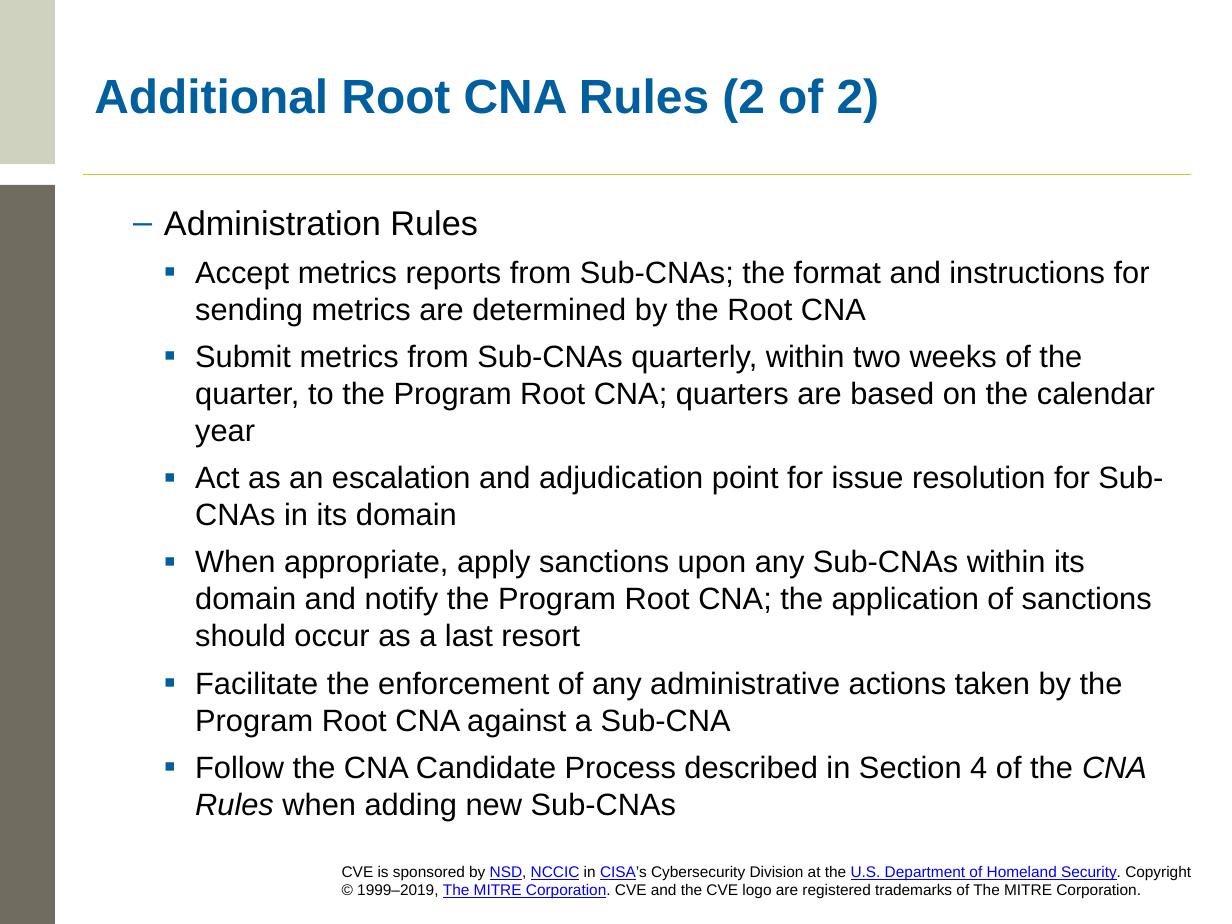
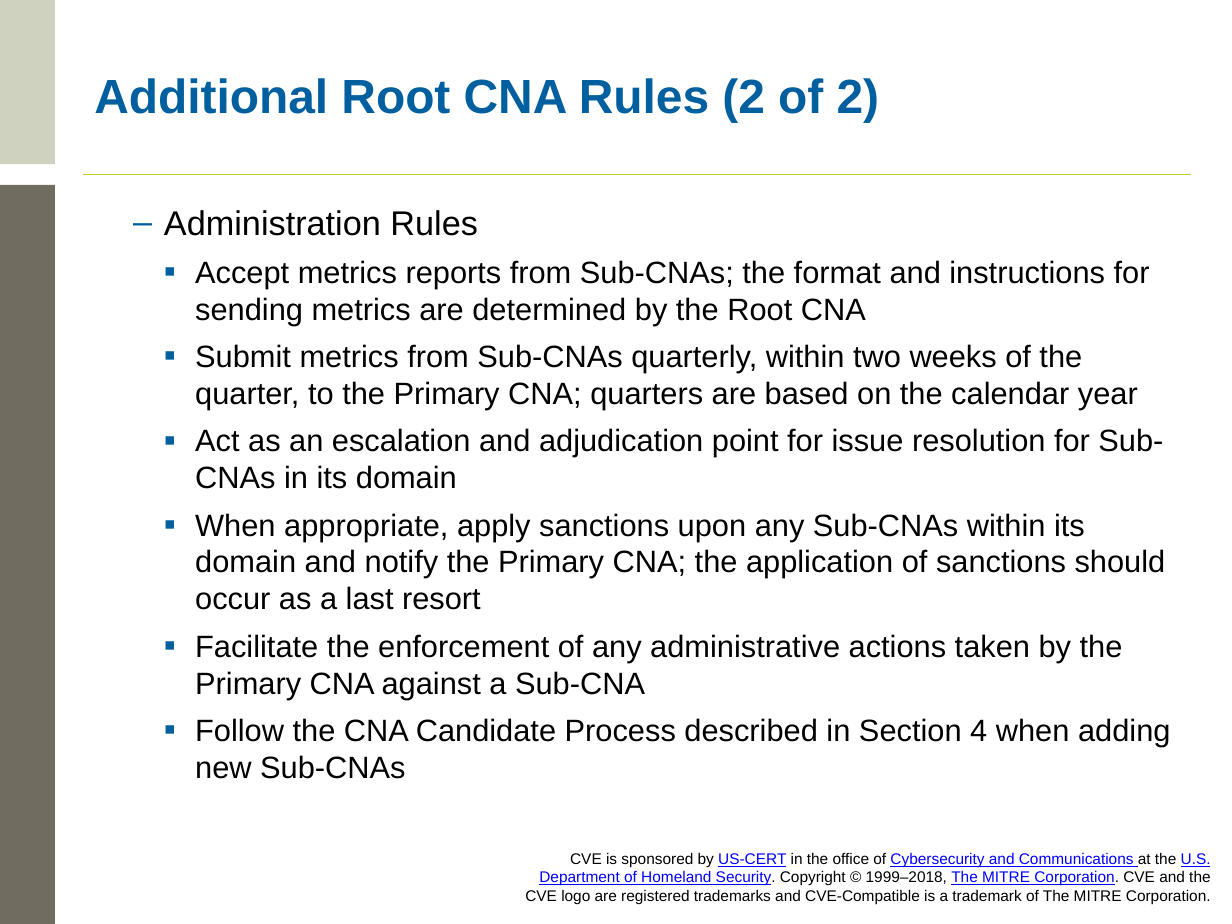
Before and after one commit to CVEProject/cveproject.github.io, a slide deck: slide 37 of docs/cna/Becoming a CNA.pptx. Drawn at 1232x924 pixels with LibreOffice and Linux fonts; fonts in the diff are those of the drawing; background and template pictures are left out. Boxes give left, top, right and bottom in pixels: in the first picture for what was removed or moved away, otherwise in the second. Text is boxed around its words. In the diff, an @@ line names an element or a change of style, - is before the commit and + after.

```diff
--- a/docs/cna/Becoming a CNA.pptx
+++ b/docs/cna/Becoming a CNA.pptx
@@ text at (195, 344, 1138, 410): text changed @@
-    ▪ Submit metrics from Sub-CNAs quarterly, within two weeks of the quarter, to the Program Root CNA; quarters are based on the calendar year
+    ▪ Submit metrics from Sub-CNAs quarterly, within two weeks of the quarter, to the Primary CNA; quarters are based on the calendar year
@@ text at (195, 513, 1170, 779): text changed @@
-    ▪ When appropriate, apply sanctions upon any Sub-CNAs within its domain and notify the Program Root CNA; the application of sanctions should occur as a last resort
-    ▪ Facilitate the enforcement of any administrative actions taken by the Program Root CNA against a Sub-CNA
-    ▪ Follow the CNA Candidate Process described in Section 4 of the CNA Rules when adding new Sub-CNAs
+    ▪ When appropriate, apply sanctions upon any Sub-CNAs within its domain and notify the Primary CNA; the application of sanctions should occur as a last resort
+    ▪ Facilitate the enforcement of any administrative actions taken by the Primary CNA against a Sub-CNA
+    ▪ Follow the CNA Candidate Process described in Section 4 when adding new Sub-CNAs
@@ text at (525, 852, 1211, 904): text changed @@
-CVE is sponsored by NSD, NCCIC in CISA’s Cybersecurity Division at the U.S. Department of Homeland Security. Copyright © 1999–2019, The MITRE Corporation. CVE and the CVE logo are registered trademarks of The MITRE Corporation.
+CVE is sponsored by US-CERT in the office of Cybersecurity and Communications at the U.S. Department of Homeland Security. Copyright © 1999–2018, The MITRE Corporation. CVE and the CVE logo are registered trademarks and CVE-Compatible is a trademark of The MITRE Corporation.
```
Also in this commit, not shown: 39 other slides changed.
